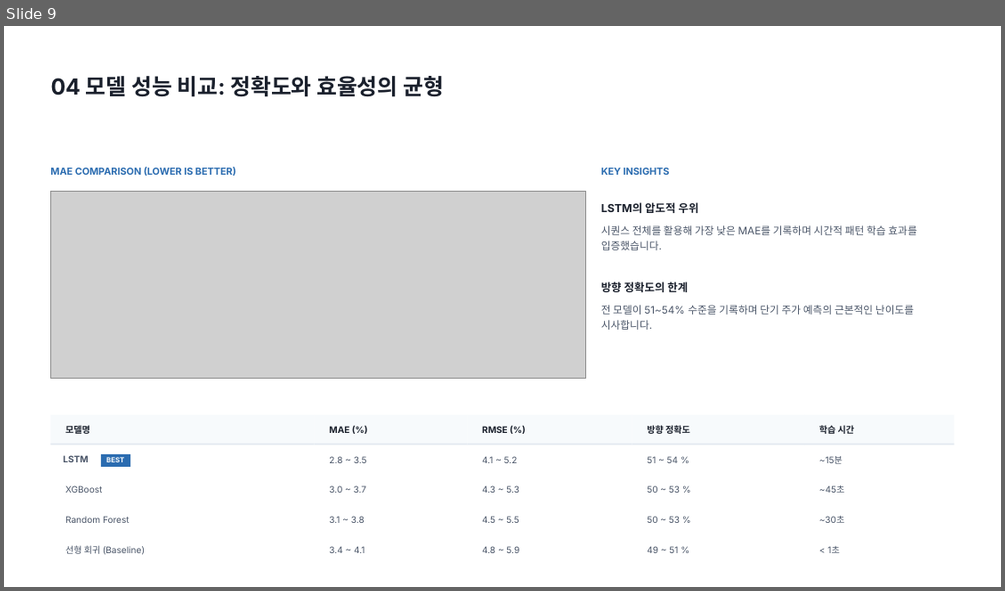
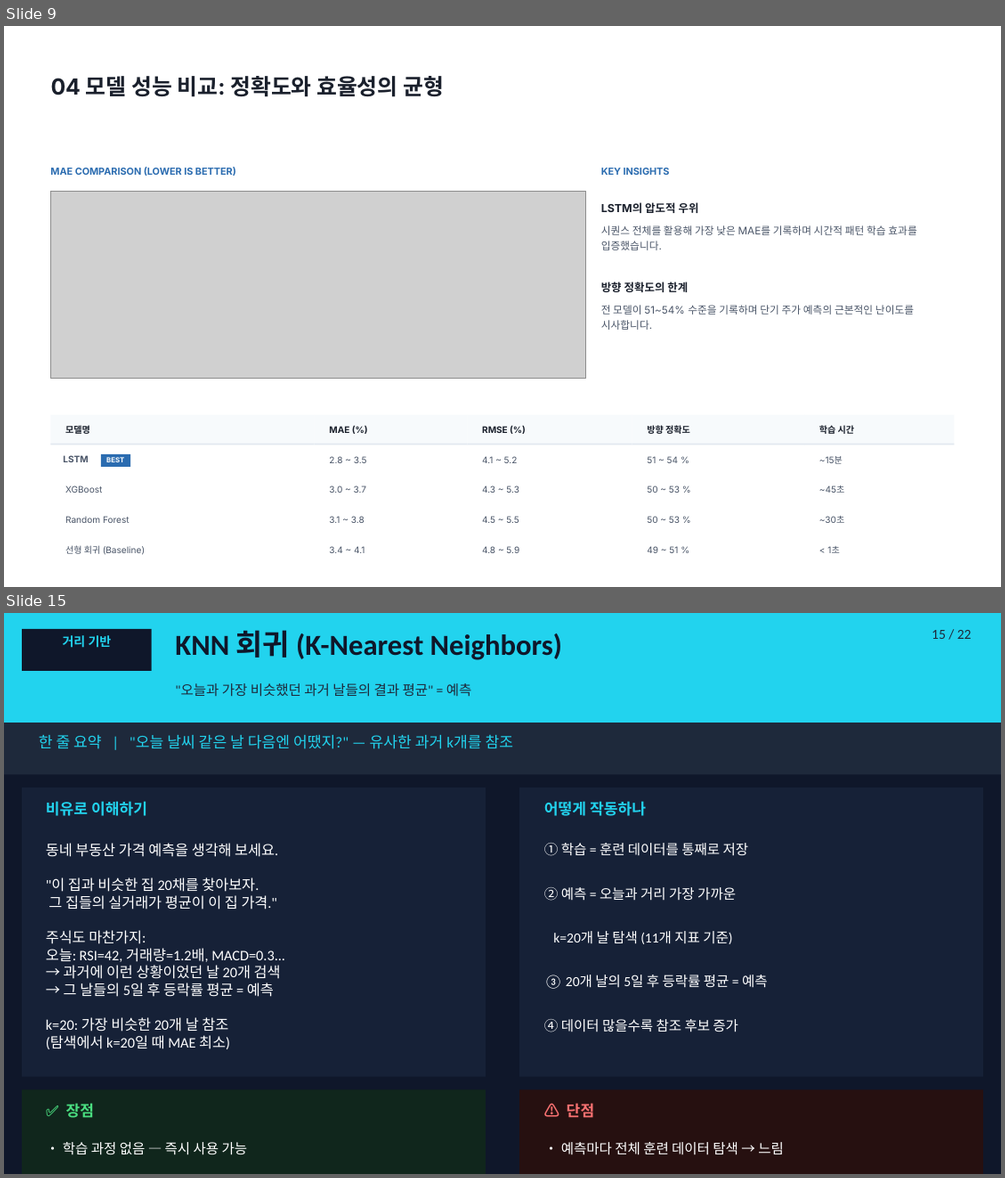
Before and after one commit to ksh1004/stock_prediction, a slide deck: 01_stock_prediction_report.pptx. Shown one above the other, each under a label of ours: slide 9 before the commit, slides 9 and 15 after it; the slides between them are not shown. The pictures are 1005x591 and 1005x1178 pixels, drawn with LibreOffice and Linux fonts; fonts in the diff are those of the drawing; grey boxes stand for pictures; background and template pictures are left out. Boxes give left, top, right and bottom in pixels: in the first picture for what was removed or moved away, otherwise in the second. Text is boxed around its words. In the diff, an @@ line names an element or a change of style, - is before the commit and + after.

```diff
--- a/01_stock_prediction_report.pptx
+++ b/01_stock_prediction_report.pptx
@@ slide 15 added at box(4, 613, 1001, 1174), background #0F172A @@
@@ rectangle added at box(4, 613, 1001, 722), fill #22D3EE @@
@@ rectangle added at box(22, 629, 152, 671), fill #0F172A @@
@@ text added at box(63, 635, 112, 648), 9 pt, text #22D3EE, bold @@
+거리 기반
@@ text added at box(175, 630, 562, 660), 21 pt, text #0F172A, bold @@
+KNN 회귀 (K-Nearest Neighbors)
@@ text added at box(931, 630, 971, 639), 10 pt, text #1E293B @@
+15 / 22
@@ text added at box(175, 683, 472, 697), 10 pt, text #1E293B @@
+"오늘과 가장 비슷했던 과거 날들의 결과 평균" = 예측
@@ rectangle added at box(4, 722, 1001, 774), fill #1E293B @@
@@ text added at box(39, 735, 514, 749), 11 pt, text #22D3EE @@
+한 줄 요약 | "오늘 날씨 같은 날 다음엔 어땠지?" — 유사한 과거 k개를 참조
@@ rectangle added at box(22, 787, 485, 1077), fill #162137 @@
@@ rectangle added at box(519, 787, 983, 1077), fill #162137 @@
@@ text added at box(46, 801, 147, 816), 11 pt, text #22D3EE, bold @@
+비유로 이해하기
@@ text added at box(544, 801, 646, 816), 11 pt, text #22D3EE, bold @@
+어떻게 작동하나
@@ text added at box(46, 843, 285, 1049), 10.5 pt, text #FFFFFF @@
+동네 부동산 가격 예측을 생각해 보세요.
+"이 집과 비슷한 집 20채를 찾아보자.
+그 집들의 실거래가 평균이 이 집 가격."
+주식도 마찬가지:
+오늘: RSI=42, 거래량=1.2배, MACD=0.3...
+→ 과거에 이런 상황이었던 날 20개 검색
+→ 그 날들의 5일 후 등락률 평균 = 예측
+k=20: 가장 비슷한 20개 날 참조
+(탐색에서 k=20일 때 MAE 최소)
@@ text added at box(544, 843, 749, 856), 10 pt, text #FFFFFF @@
+① 학습 = 훈련 데이터를 통째로 저장
@@ text added at box(544, 887, 736, 900), 10 pt, text #FFFFFF @@
+② 예측 = 오늘과 거리 가장 가까운
@@ text added at box(553, 931, 732, 944), 10 pt, text #FFFFFF @@
+k=20개 날 탐색 (11개 지표 기준)
@@ text added at box(544, 974, 768, 989), 10 pt, text #FFFFFF @@
+③ 20개 날의 5일 후 등락률 평균 = 예측
@@ text added at box(544, 1019, 738, 1032), 10 pt, text #FFFFFF @@
+④ 데이터 많을수록 참조 후보 증가
@@ rectangle added at box(22, 1089, 485, 1174), fill #10261C @@
@@ rectangle added at box(519, 1089, 983, 1174), fill #261010 @@
@@ text added at box(66, 1103, 95, 1118), 11 pt, text #4ADE80, bold @@
+✅ 장점
@@ text added at box(566, 1103, 595, 1118), 11 pt, text #F87171, bold @@
+⚠ 단점
@@ text added at box(63, 1142, 248, 1155), 10 pt, text #FFFFFF @@
+• 학습 과정 없음 — 즉시 사용 가능
@@ text added at box(561, 1142, 784, 1155), 10 pt, text #FFFFFF @@
+• 예측마다 전체 훈련 데이터 탐색 → 느림
```
Also in this commit, not shown: 5 other slides added, 1 other file.
